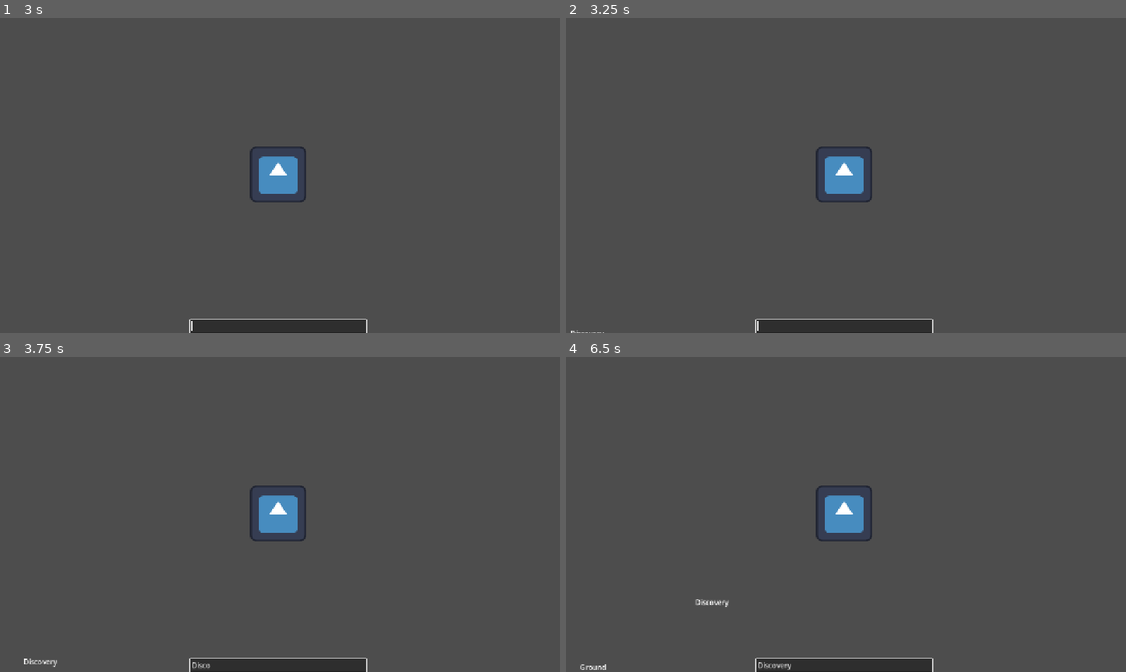
Above: before the commit, frames 1-4 (two rows, left to right).
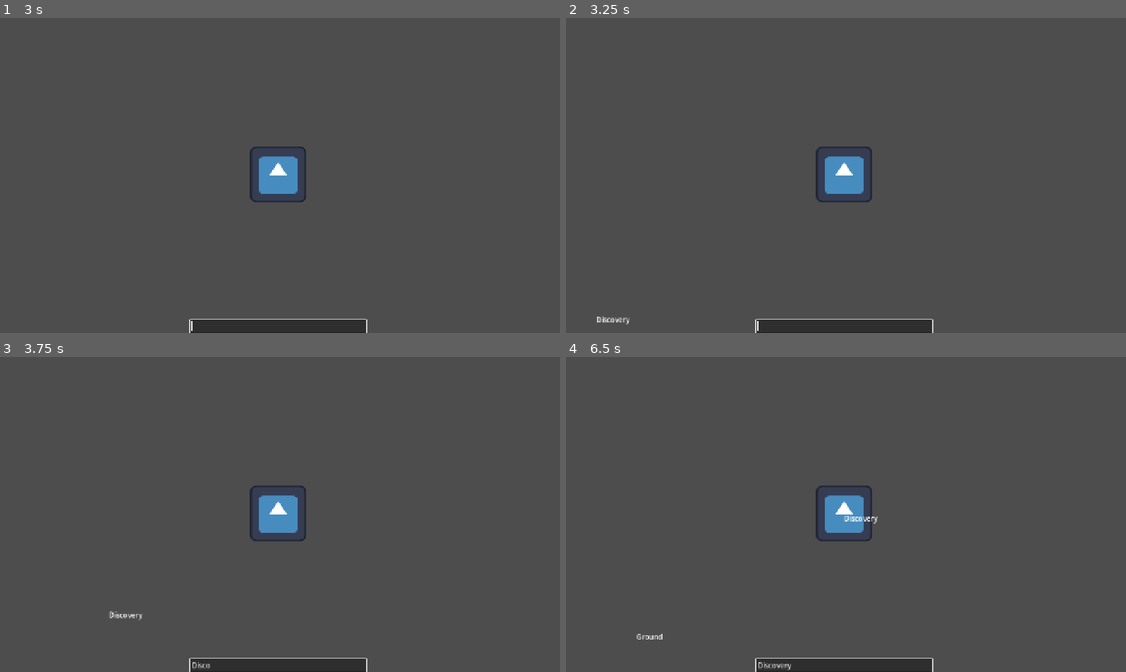
Above: after the commit, the same moments.

Repository: D0vid/ld57
Game: Godot game, scene res://main/main.tscn
Two runs of this game, one before a commit and one after it. Both use one fixed random seed, a clock stepped at 60 frames per second and the inputs below. The engine's default icon, where the game draws it, is replaced by a stand-in: a white triangle on a blue panel in a dark square.
Inputs (mouse positions are in pixels of both pictures, inside the frame that each line leads up to):
- Up to frame 1 (3 s): click (280, 326) at 0.52 s; type "12" at 0.6 s; tap Enter at 1.25, 2.75 s; tap Space at 2 s
- Up to frame 2 (3.25 s): no input
- Up to frame 3 (3.75 s): type "Discovery" at 3.5 s
- Up to frame 4 (6.5 s): no input

Frame 1 is identical in both runs. In frame 2, less than 0.1% of the frame differs, in the area x 0-12%, y 94-100%; in frame 3, 0.1%; in frame 4, 0.3%, in the area x 2-56%, y 50-100%.

Commit message:
wiggle wiggle

Diff:
--- a/main/word_manager.gd
+++ b/main/word_manager.gd
@@ -40,7 +40,8 @@
 
 	#move words stuff
 	for word in words:
-		word.position = word.position.move_toward(player.position, delta * 100)
+		word.move_toward(player.position, delta, 400)
+
 
 func _on_timeout() -> void:
 	spawn_word()
--- a/word/word.gd
+++ b/word/word.gd
@@ -6,6 +6,10 @@
 
 @export var label: RichTextLabel
 
+# Track progress
+var time = 0.0
+var frequency = 5     # How quickly the wave oscillates
+var amplitude = 0.3     # How far the wave deviates
 
 func _ready() -> void:
 	add_to_group(&"words")
@@ -18,3 +22,27 @@
 
 func get_text() -> String:
 	return label.text
+
+func move_toward(destination: Vector2, delta: float, speed: int):
+	if position.distance_to(destination) < 30:
+		position = destination
+		return
+
+	time += delta
+	var direction: Vector2        = position.direction_to(destination)
+	var forward_movement: Vector2 = direction * delta * speed
+	var wave_offset: Vector2      = _get_wave_offset(direction)
+	position += forward_movement + wave_offset
+
+func _get_wave_offset(direction: Vector2) -> Vector2:
+	var x_offset = sin(time * frequency) * amplitude
+	var y_offset = sin(time * frequency) * amplitude
+
+	var out: Vector2 = Vector2(0,0)
+
+	if((direction.x < 0 && direction.y < 0) || (direction.x >= 0 && direction.y >= 0)):
+		out.y = y_offset
+	else:
+		out.x = x_offset
+
+	return out
